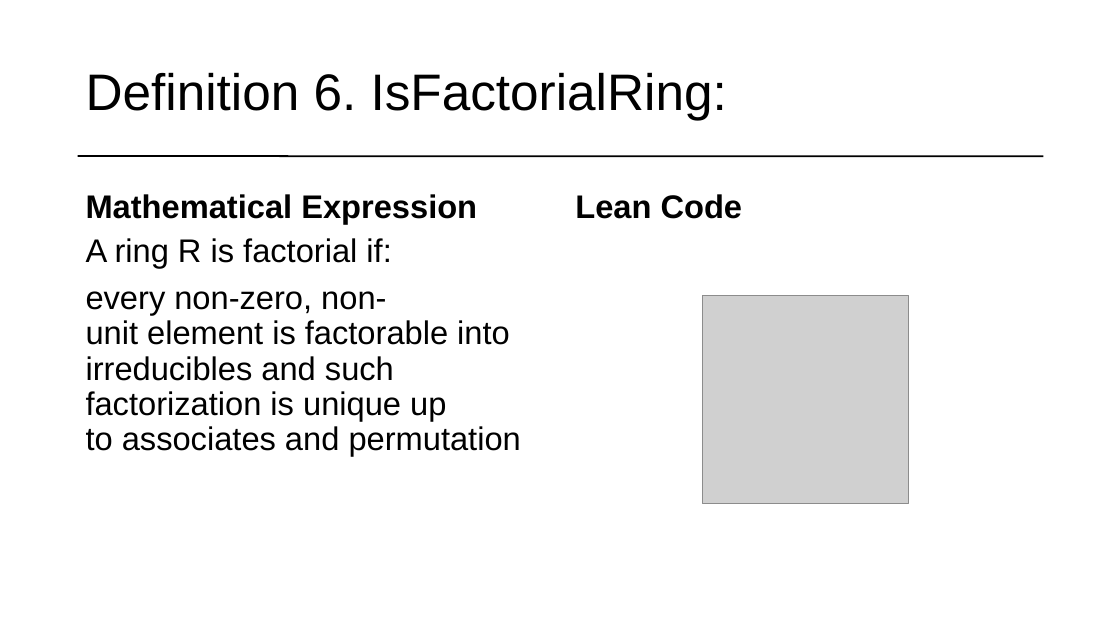
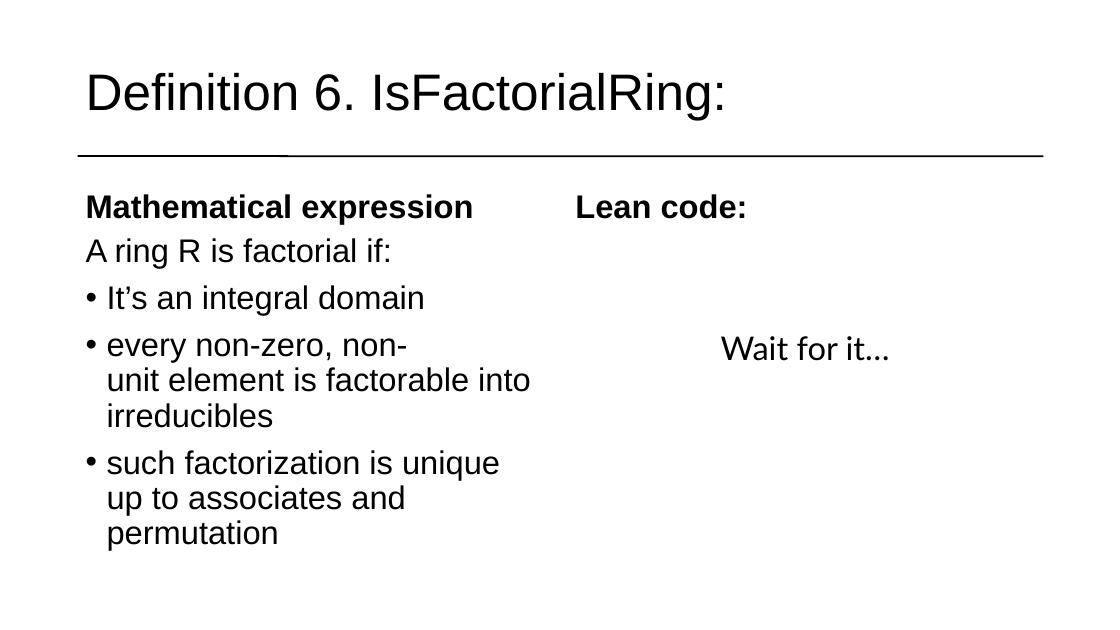
Before and after one commit to matematiflo/CompAssistedMath2024, a slide deck: slide 9 of Lean/Projects/06. Divisibility in rings (Algebra 1)/powerpoint/Lean Präsentation version 08.07.pptx (slide 8 before the commit). Drawn at 1120x630 pixels with LibreOffice and Linux fonts; fonts in the diff are those of the drawing; grey boxes stand for pictures. Boxes give left, top, right and bottom in pixels: in the first picture for what was removed or moved away, otherwise in the second. Text is boxed around its words. In the diff, an @@ line names an element or a change of style, - is before the commit and + after.

Commit message:
Minor clean-ups to presentation, added UFD definition

```diff
--- a/Lean/Projects/06. Divisibility in rings (Algebra 1)/powerpoint/Lean Präsentation version 08.07.pptx
+++ b/Lean/Projects/06. Divisibility in rings (Algebra 1)/powerpoint/Lean Präsentation version 08.07.pptx
@@ text at box(86, 194, 473, 224): text changed @@
-Mathematical Expression
+Mathematical expression
@@ text at box(575, 194, 748, 219): text changed @@
-Lean Code
+Lean code:
@@ text at box(107, 285, 531, 550): text changed @@
-every non-zero, non-
-unit element is factorable into irreducibles and such factorization is unique up
-to associates and permutation
+• It’s an integral domain
+• every non-zero, non-
+  unit element is factorable into irreducibles
+• such factorization is unique up to associates and permutation
@@ picture removed at box(702, 295, 908, 503) @@
@@ text added at box(721, 336, 890, 361), 28 pt, text #000000 @@
+Wait for it…
```
Also in this commit, not shown: 6 other slides changed, 2 slides added.
